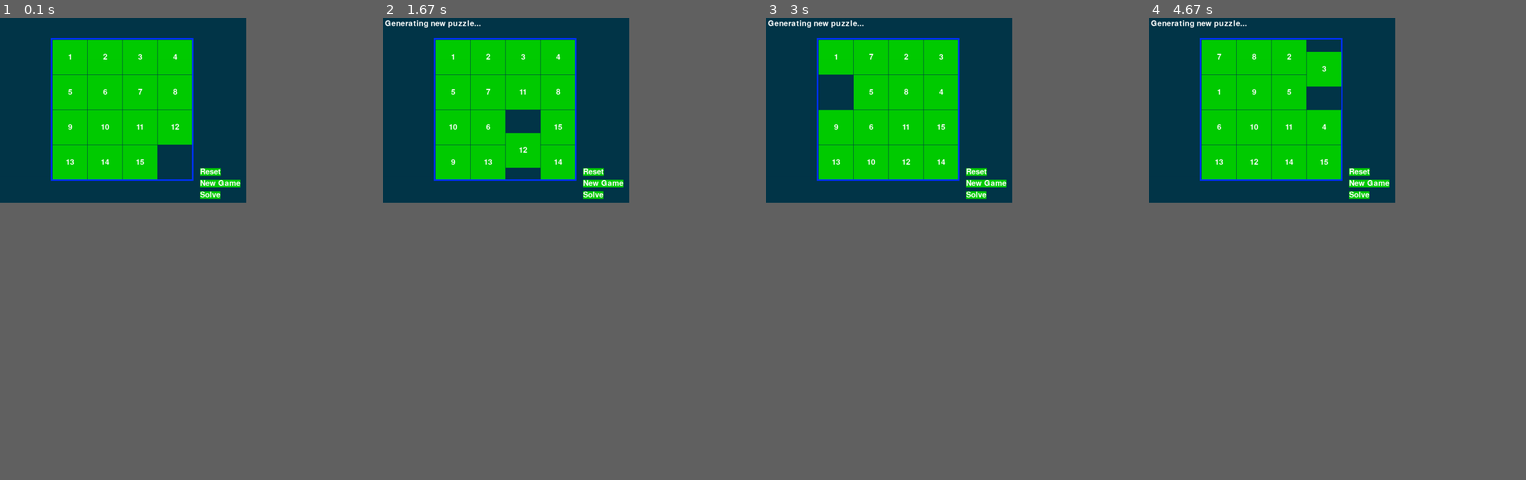
Above: before the commit, frames 1-4 (left to right).
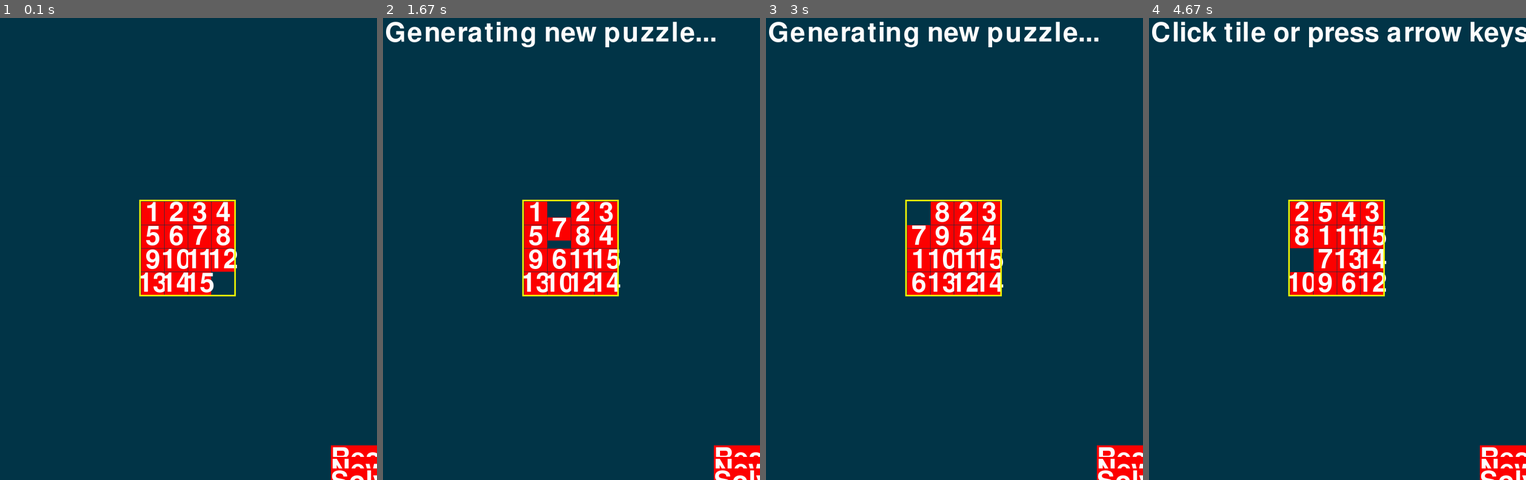
Above: after the commit, the same moments.

Repository: AJHS-Kelley/8b-ajhs-game-programming-23-24-MrAltYT
Game: pygame game, started from slidepuzzle.py
The game is run twice, just before and just after one commit, with the same random seed, the same clock (stepped at 60 frames per second) and the same inputs.
Inputs (mouse positions are in pixels of both pictures, inside the frame that each line leads up to):
- Up to frame 1 (0.1 s): no input
- Up to frame 2 (1.67 s): no input
- Up to frame 3 (3 s): no input
- Up to frame 4 (4.67 s): click (1265, 138) at 4.38 s
In our replay, the window is 480x360 before the commit and 735x900 after it. These sizes can differ from the game's own. Grey fills any space a smaller window leaves; there, only what the larger window draws over its background counts as a difference.

The runs differ from the first frame. In frame 1, 18% of the frame differs, in the area x 13-100%, y 4-100%; in frame 2, 19%; in frame 3, 19%; in frame 4, 19%, in the area x 0-100%, y 0-100%.

Commit message:
v0.05
display available for use

Diff:
--- /dev/null
+++ b/gameProgramming/gaming_exercises/08_ultimatePygame/projektm.py
@@ -0,0 +1,9 @@
+# Projekt M by Johnson Traevon 1:49pm 1/30/24 v0.05
+import pygame
+
+pygame.init()
+screen = pygame.display.set_mode((800,400))
+
+while True:
+    # Draw all our elements
+    # Update everything
--- a/slidepuzzle.py
+++ b/slidepuzzle.py
@@ -9,24 +9,24 @@
 # Create the constants (go ahead and experiment with different values)
 BOARDWIDTH = 4 # number of columns in the board
 BOARDHEIGHT = 4 # number of rows in the board
-TILESIZE = 90
-WINDOWWIDTH = 640
-WINDOWHEIGHT = 480
-FPS = 30
+TILESIZE = 60
+WINDOWWIDTH = 980
+WINDOWHEIGHT = 1200
+FPS = 60
 BLANK = None
 
 #                 R    G    B
 BLACK =         (  0,   0,   0)
 WHITE =         (255, 255, 255)
-BRIGHTBLUE =    (  0,  50, 255)
+BRIGHTBLUE =    (  248,  252, 3)
 DARKTURQUOISE = (  3,  54,  73)
-GREEN =         (  0, 204,   0)
+GREEN =         (  255, 0,   0)
 
 BGCOLOR = DARKTURQUOISE
 TILECOLOR = GREEN
 TEXTCOLOR = WHITE
 BORDERCOLOR = BRIGHTBLUE
-BASICFONTSIZE = 20
+BASICFONTSIZE = 70
 
 BUTTONCOLOR = WHITE
 BUTTONTEXTCOLOR = BLACK
